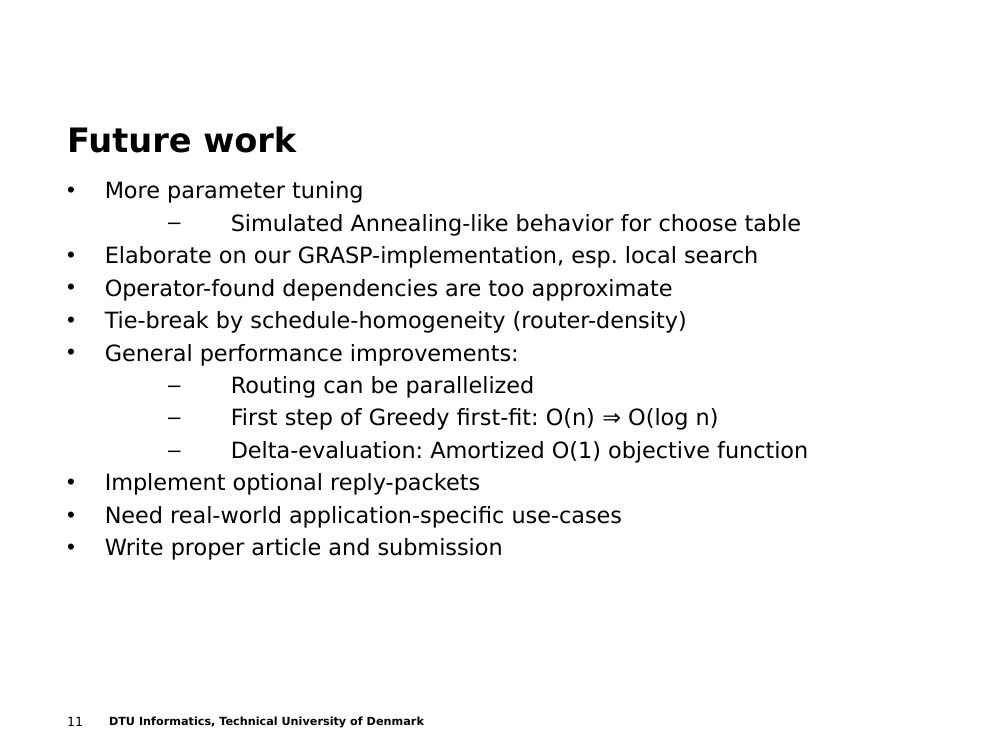
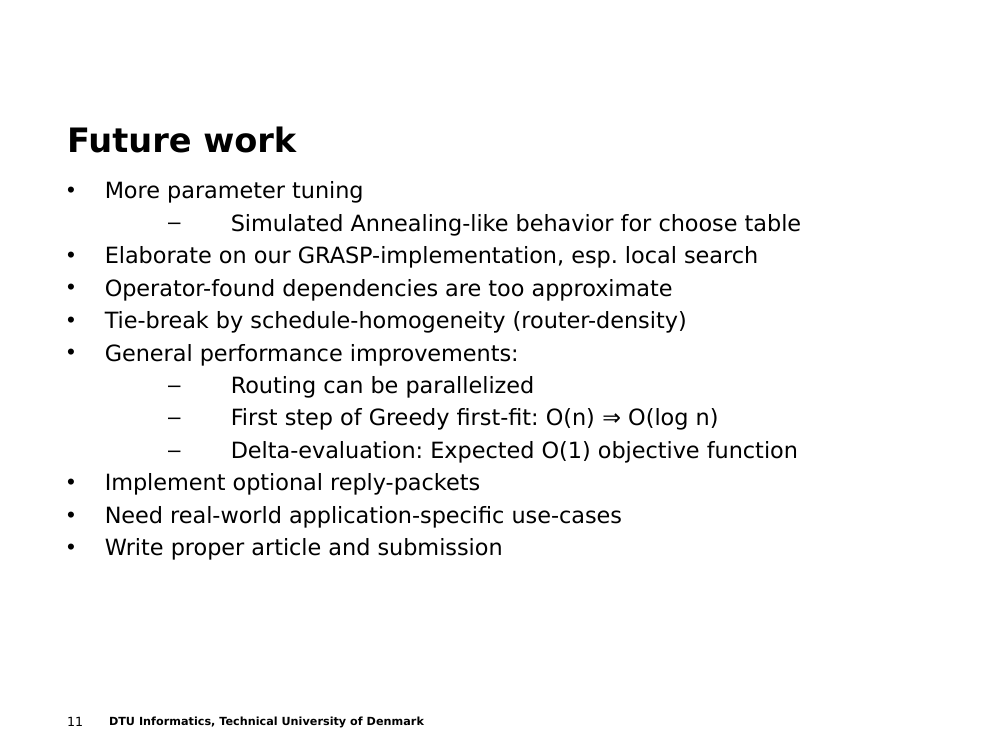
Before and after one commit to t-crest/poseidon, a slide deck: slide 11 of Report/eume_presentation.ppt. Drawn at 1008x756 pixels with LibreOffice and Linux fonts; fonts in the diff are those of the drawing; background and template pictures are left out. Boxes give left, top, right and bottom in pixels: in the first picture for what was removed or moved away, otherwise in the second. Text is boxed around its words. In the diff, an @@ line names an element or a change of style, - is before the commit and + after.

Commit message:
Correction

```diff
--- a/Report/eume_presentation.ppt
+++ b/Report/eume_presentation.ppt
@@ text at <box>231,441,798,463</box>: text changed @@
-  – Delta-evaluation: Amortized O(1) objective function
+  – Delta-evaluation: Expected O(1) objective function
```
